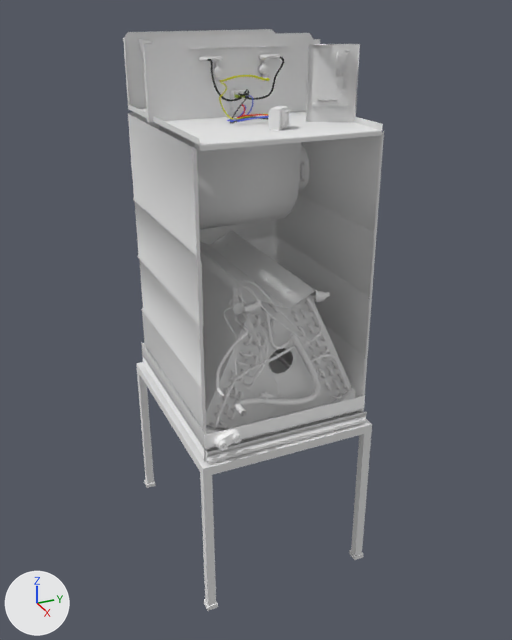
Before and after pictures for a commit that changed the Blender file vl.vlabs.com.ua/models/hvac/airHandlerCabinet/airHandlerCabinet.blend.
Both versions are drawn from a camera (50 mm lens) standing at (1.889, -0.811, 1.727) and looking at (0.026, 0.028, 0.795). Lighting does not change. The marker at lower left points along +X, +Y and +Z.

Names of what the first picture shows: 'airFilterSlotLid', 'airHandlerCabinetFixtureL', 'airHandlerCabinetInsulation', 'airHandlerDeck', 'airHandlerDeckAssy', 'airHandlerStand', 'blowerWheelHousing', 'controlBoardFrame', 'controlBoardHK61EA005', 'evaporatorACoil', 'evaporatorACoilDripPan', 'fanCoilElectricHeaterKFCEH0901N10InstallationPlate'.
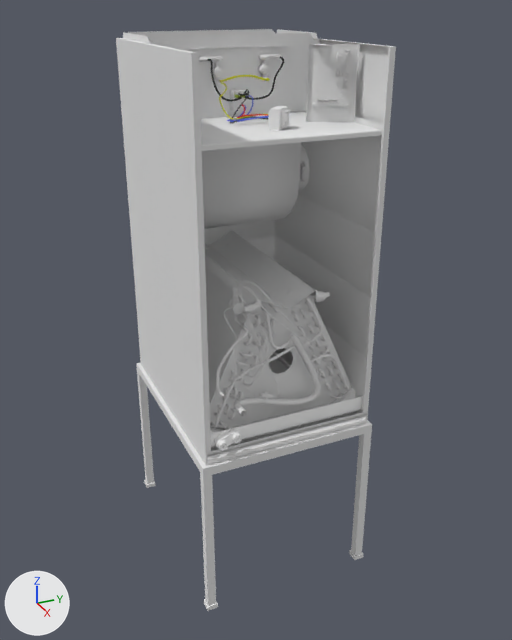
The edits, one by one:
Object 'airHandlerCabinet' (ob_airhandlercabinet) is now shown.

What differs and where, as boxes [x1, y1, x2, y2] in the pictures (512 x 640 px):
'airHandlerCabinet', shown
    after: [116, 29, 396, 465]
'airHandlerCabinetFixtureL', unchanged, covered by the edit
    before: [141, 342, 209, 458]
